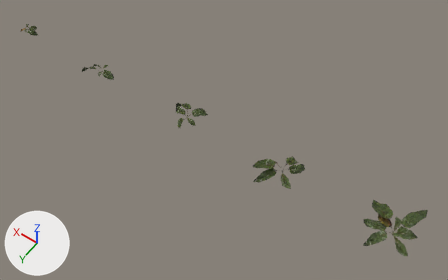
Before and after pictures for a commit that changed the glTF model assets/cowninja/props/weed_plant_02.glb.
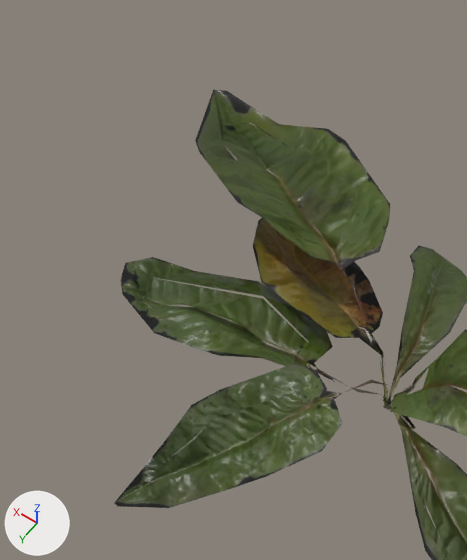
The first picture shows the older version from a 50 mm lens placed at (-0.161, 1.344, 2.112), pointed at (0.82, -0.029, -0.046). The close-ups show the older and then the newer version on the part from 78% to 90% of the width and 68% to 90% of the height of that picture. Only the edits that show in the close-ups are written down. Lighting does not change. The marker at lower left points along +X, +Y and +Z. Where no turn or scale is listed for an object, it has been applied to the vertices. Vertices at exactly the same position are counted once.

Objects in the first close-up: 'weed_plant_02_a_LOD0'.
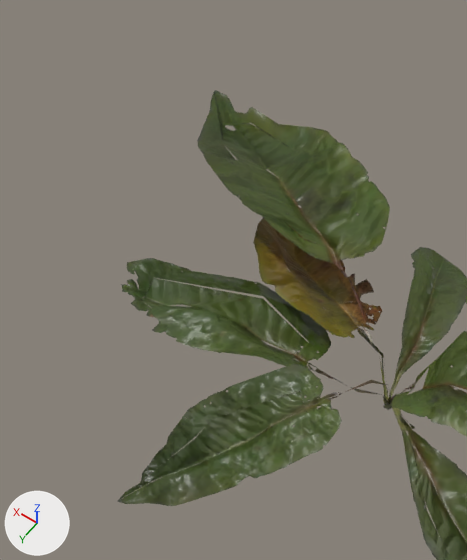
Where the change shows, as pixel boxes [x1, y1, x2, y2] in the close-ups (467 x 560 px; the box of a moved part takes in the faces that stretch with it):
'weed_plant_02_a_LOD0', surface changed, reshaped
    before: [114, 89, 467, 560]
    after: [118, 90, 467, 560]
part 1 of me_plane_001, built on
    before: [390, 389, 458, 427]
    after: [388, 389, 458, 425]
part 2 of me_plane_001, moved or reshaped
    both: [154, 299, 270, 350]

What changed in the scene script:
```text
Add img_weed_plant_02_diff_weed_plant_02_alpha_cut:
    img_weed_plant_02_diff_weed_plant_02_alpha_cut = load_image('weed_plant_02_diff-weed_plant_02_alpha-cut', '_unpacked/weed_plant_02_diff-weed_plant_02_alpha-cut', 512, 512, 'sRGB')
Change mat_weed_plant_02:
    where n4 = _N.new('ShaderNodeTexImage'); n4.name = 'Image Texture'
    n4.image: img_weed_plant_02_diff_1k -> img_weed_plant_02_diff_weed_plant_02_alpha_cut
Change me_plane_001:
    used by ob_weed_plant_02_a_lod0; location = (0.0242, -0.0342, 0.0274)
    remove me_plane_001.from_pydata(...)  # 374 vertices, 400 faces; spans x -0.11..0.11, y -0.145..0.145, z -0.036..0.036
    add me_plane_001.from_pydata(...)  # 380 vertices, 406 faces; spans x -0.11..0.11, y -0.145..0.145, z -0.036..0.036
    me_plane_001 part 1: 2 vertices removed from x -0.027..-0.023, y 0.036..0.053, z -0.014..0.001; 5 vertices added at x -0.029..-0.022, y 0.033..0.054, z -0.027..0.007
    me_plane_001 part 2: 1 vertex removed from x 0.065, y 0.044, z -0.017; 2 vertices added at x 0.058..0.066, y 0.044..0.046, z -0.018..-0.01
    other edits to the shape of me_plane_001 do not show in these pictures
```
